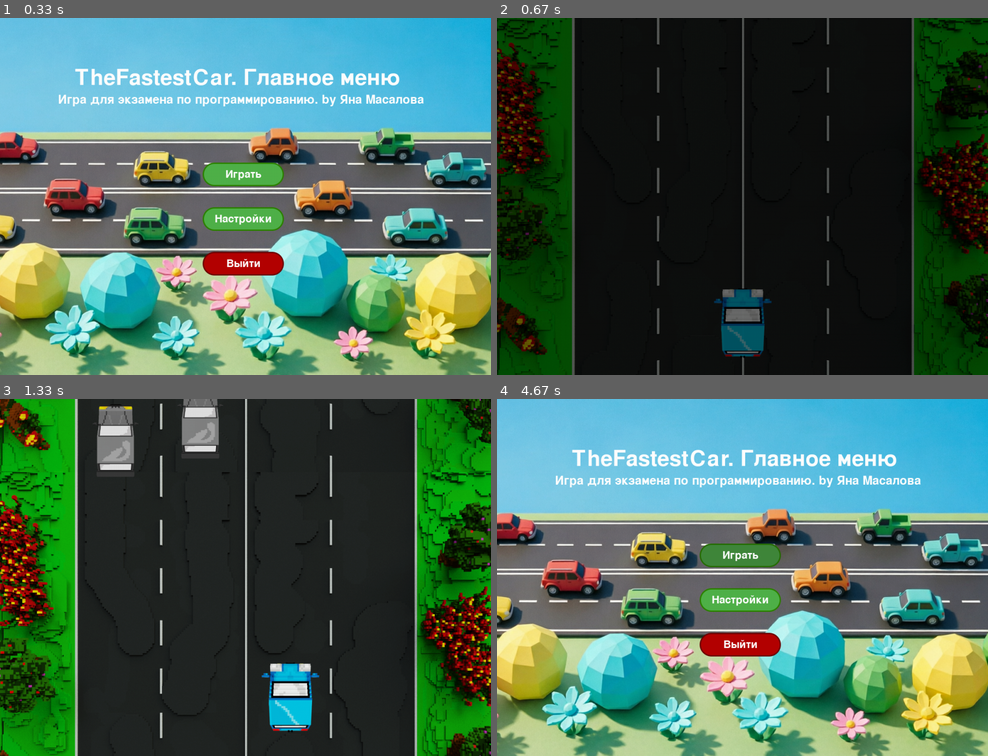
Above: before the commit, frames 1-4 (two rows, left to right).
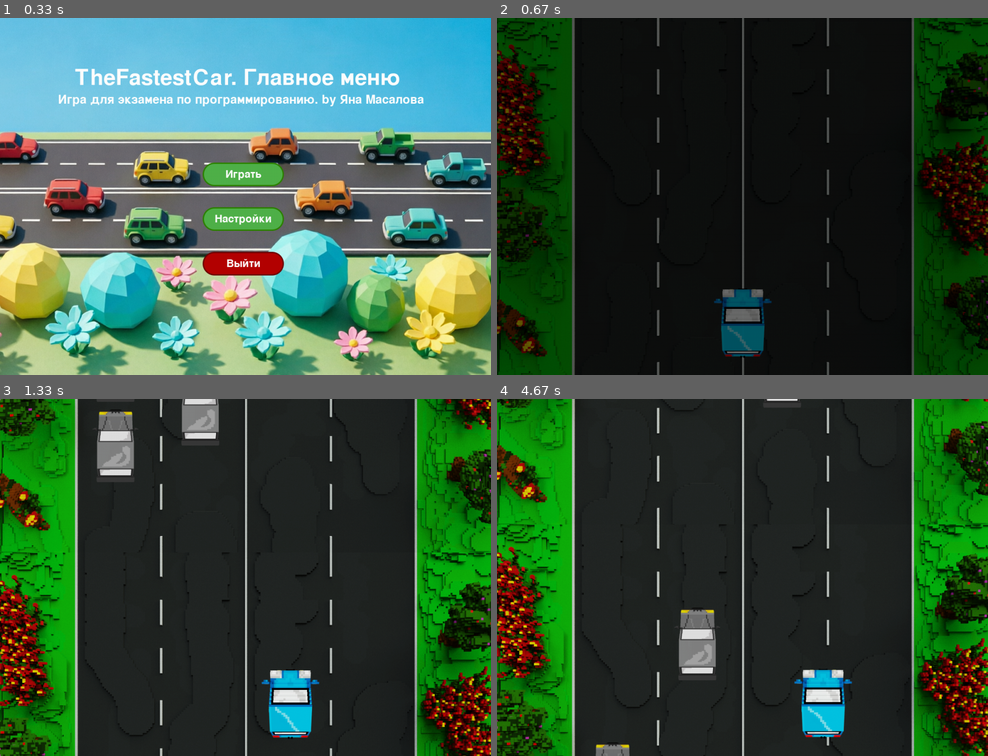
Above: after the commit, the same moments.

Repository: KidIsKing/TheFastestCar
Game: pygame game, started from src/main.py
Two runs of this game, one before a commit and one after it. Both use one fixed random seed, a clock stepped at 60 frames per second and the inputs below.
Inputs:
- Up to frame 1 (0.33 s): no input
- Up to frame 2 (0.67 s): click "Играть" at 0.38 s
- Up to frame 3 (1.33 s): tap W at 0.67 s; hold D from 1 s (still down)
- Up to frame 4 (4.67 s): release D at 1.47 s; hold Up 1.5-1.8 s; hold D 1.83-2.3 s; hold Left 2.33-2.87 s; hold S 2.9-3.2 s; hold Left 3.23-3.63 s; hold S 3.67-4.03 s; hold Right from 4.07 s (still down)

Frame 1 is identical in both runs. In frame 2, 5.1% of the frame differs, in the area x 0-100%, y 0-100%; in frame 3, 25%; in frame 4, 98%.

Commit message:
update speed logic for all objects in game world

Diff:
--- a/src/main.py
+++ b/src/main.py
@@ -28,7 +28,7 @@
 
 ENEMY_MIN_GAP = 5
 
-ROAD_SPEED = 4
+ROAD_SPEED = 8
 
 FPS = 60
 
@@ -119,10 +119,9 @@
         self.image = self.image_rotated  # игрок всегда повернутая картинка
         self.rect = self.image.get_rect()  # пересоздаём rect после поворота
 
-        self.rect.topleft = (
-            WIDTH // 2 - self.rect.width // 2,
-            START_Y_POS_PLAYER,
-        )
+        self.base_x = WIDTH // 2 - self.rect.width // 2
+        self.base_y = START_Y_POS_PLAYER
+        self.rect.topleft = (self.base_x, self.base_y)
 
         self.speed = 5
 
@@ -134,16 +133,12 @@
             self.rect.x -= self.speed
         if keys[pygame.K_RIGHT] or keys[pygame.K_d]:
             self.rect.x += self.speed
-        if keys[pygame.K_UP] or keys[pygame.K_w]:
-            self.rect.y -= self.speed
-        if keys[pygame.K_DOWN] or keys[pygame.K_s]:
-            self.rect.y += self.speed
 
         # Ограничения движения игрока в пределах дороги
         self.rect.left = max(self.rect.left, ROAD_LEFT_BORDER)
         self.rect.right = min(self.rect.right, ROAD_RIGHT_BORDER)
-        self.rect.top = max(self.rect.top, 0)
-        self.rect.bottom = min(self.rect.bottom, HEIGHT)
+
+        self.rect.y = self.base_y  # управление через GameManager
 
         self.sync_hitbox()
 
@@ -154,6 +149,9 @@
             ASSETS["enemy_car"], 0.45, 0.35, ENEMY_HITBOX_DECREASE, ENEMY_OFFSET_X
         )
 
+        self.base_speed = 0
+        self.is_oncoming = False  # встречка
+
         self.spawn()
 
     def spawn(self):
@@ -162,29 +160,31 @@
         self.rect.x = random.choice(LANE_POSITIONS)
 
         # Переменная, определяющая встречный ли это враг
-        is_oncoming = (
+        self.is_oncoming = (
             settings.oncoming_traffic_enabled
             and self.rect.x in LANE_POSITIONS[:2]
         )
 
         # Выбираем ориентацию картинки
-        if is_oncoming:
+        if self.is_oncoming:
             self.image = self.image_rotated
+            self.base_speed = random.randint(5, 7)  # встречные быстрее
         else:
             self.image = self.image_scaled
+            self.base_speed = random.randint(3, 5)  # попутные медленнее
 
         # Пересоздаём rect
         self.rect = self.image.get_rect(topleft=(self.rect.x, self.rect.y))
 
-        if is_oncoming:
-            self.speed = random.randint(5, 7)  # быстро навстречу
+        self.sync_hitbox()
+
+    def move(self, world_speed):
+        if self.is_oncoming:
+            visual_speed = self.base_speed + world_speed
         else:
-            self.speed = random.randint(4, 5)  # медленно попутно
-
-        self.sync_hitbox()
-
-    def move(self):
-        self.rect.y += self.speed
+            visual_speed = world_speed - self.base_speed
+
+        self.rect.y += visual_speed
 
         # Если враг ушёл за нижнюю границу — создаём нового
         if self.rect.top > HEIGHT:
@@ -207,9 +207,9 @@
         screen.blit(self.image, (0, self.y1))
         screen.blit(self.image, (0, self.y2))
 
-    def move(self):
-        self.y1 += self.speed
-        self.y2 += self.speed
+    def move(self, world_speed):
+        self.y1 += world_speed
+        self.y2 += world_speed
 
         # Перемещаем обе копии дороги наверх, когда они снизу вышли за экран
         if self.y1 >= HEIGHT:
@@ -229,6 +229,9 @@
         self.running = True
         self.game_over = False  # Флаг окончания игры
         self.debug_mode = False
+
+        self.current_world_speed = settings.base_world_speed
+        self.player_visual_offset_y = 0
 
     def handle_events(self, event):
         # Возврат в главное меню из игры по нажатию ESC
@@ -279,15 +282,62 @@
                 self.running = False
                 return
 
+    def _update_world_speed(self):
+        """Изменение скорости всех объектов по нажатию клавиш вверх и вниз."""
+        keys = pygame.key.get_pressed()
+
+        # Определяем целевую скорость и плавность
+        if keys[pygame.K_UP] or keys[pygame.K_w]:
+            target_speed = settings.max_world_speed
+            smoothing = settings.acceleration_smoothing
+        elif keys[pygame.K_DOWN] or keys[pygame.K_s]:
+            target_speed = settings.min_world_speed
+            smoothing = settings.deceleration_smoothing
+        else:
+            target_speed = settings.base_world_speed
+            smoothing = settings.deceleration_smoothing
+
+        # Плавное изменение скорости
+        self.current_world_speed += (target_speed - self.current_world_speed) * smoothing
+
+        # Ограничения
+        self.current_world_speed = max(
+            settings.min_world_speed,
+            min(settings.max_world_speed, self.current_world_speed)
+        )
+
+    def _update_player_visual_offset(self):
+        """Визуальное смещение игрока при разгоне и замедлении."""
+        speed_range = settings.max_world_speed - settings.base_world_speed
+
+        if speed_range == 0:
+            speed_ratio = 0
+        else:
+            speed_ratio = (self.current_world_speed - settings.base_world_speed) / speed_range
+
+        offset_ratio = speed_ratio ** 2
+
+        target_offset = settings.max_player_offset_y * offset_ratio
+
+        self.player_visual_offset_y += (target_offset - self.player_visual_offset_y) * 0.1
+
     def update(self):
         """Обновление состояния игры."""
         if self.game_over:
             return
 
-        self.road.move()
+        # Обновляем скорость и смещение
+        self._update_world_speed()
+        self._update_player_visual_offset()
+
+        self.road.move(self.current_world_speed)
         for enemy in self.enemies:
-            enemy.move()
+            enemy.move(self.current_world_speed)
         self.player.move()
+
+        # Смещение игрока
+        self.player.rect.y = self.player.base_y - self.player_visual_offset_y
+        self.player.sync_hitbox()
 
         # Проверки коллизий через AABB
         self.check_enemies_collision()
@@ -316,13 +366,6 @@
         """Главный процесс игры."""
         self.update()
         self.draw()
-
-
-class Settings:
-    """Настройки и перменные, влияющие на игру."""
-
-    def __init__(self):
-        self.oncoming_traffic_enabled = False
 
 
 class MenuManager:
@@ -510,6 +553,23 @@
         sys.exit()
 
 
+class Settings:
+    """Настройки и переменные, влияющие на игру."""
+
+    def __init__(self):
+        self.oncoming_traffic_enabled = False
+
+        # Параметры логики скорости
+        self.base_world_speed = 8
+        self.max_world_speed = 18
+        self.min_world_speed = 3
+
+        self.acceleration_smoothing = 0.03  # плавность разгона
+        self.deceleration_smoothing = 0.05  # плавность торможения
+
+        self.max_player_offset_y = 100  # смещение по OY при разгоне
+
+
 settings = Settings()
 
 
